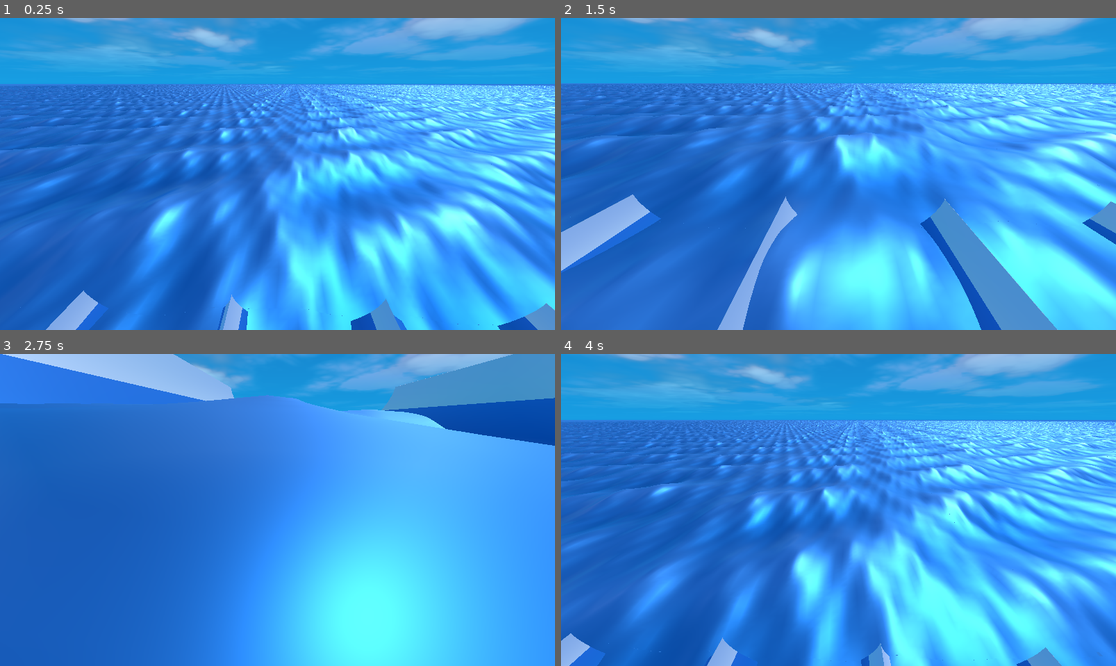
Above: before the commit, frames 1-4 (two rows, left to right).
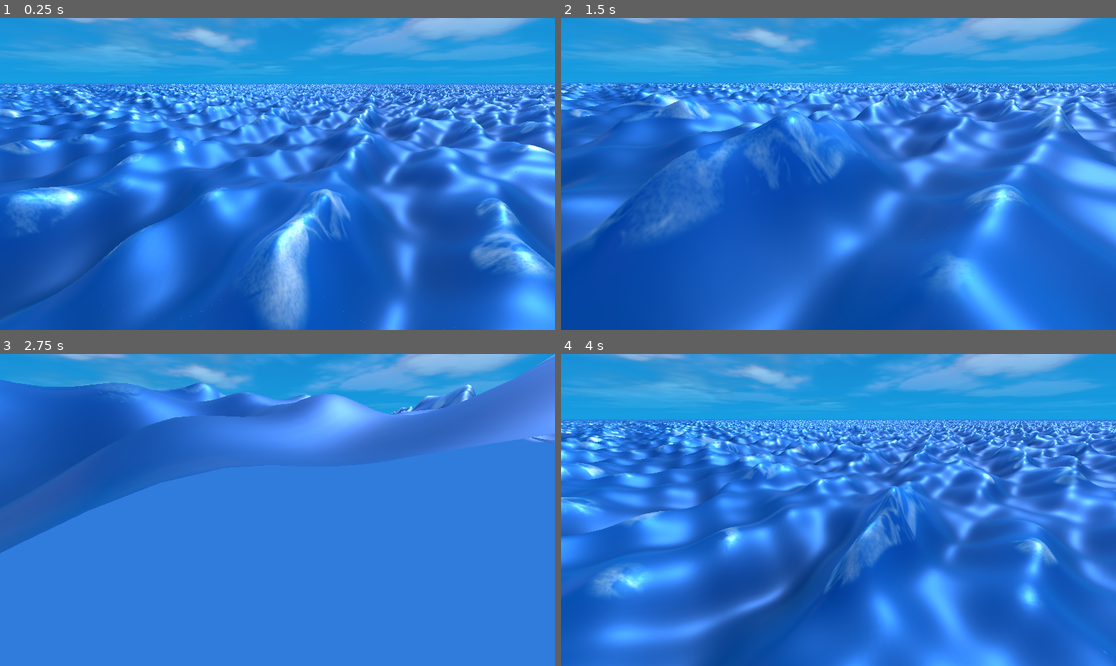
Above: after the commit, the same moments.

Repository: armedturret/Godot-Wave-Simulation
Game: Godot game, scene res://scenes/gerstner_ocean.tscn
The game is run twice, just before and just after one commit, with the same random seed, the same clock (stepped at 60 frames per second) and the same inputs.
Inputs (mouse positions are in pixels of both pictures, inside the frame that each line leads up to):
- Up to frame 1 (0.25 s): no input
- Up to frame 2 (1.5 s): tap Enter at 0.5 s; move the mouse to (960, 158) at 0.52 s; hold Right (ui_right) 0.53-1.28 s; tap Shift at 0.6, 1.35 s; click (960, 158) at 0.67 s; move the mouse to (727, 189) at 1.27 s; hold Q (move_down) from 1.28 s (still down)
- Up to frame 3 (2.75 s): move the mouse to (333, 441) at 2.02 s; release Q (move_down) at 2.03 s; hold Right (ui_right) from 2.03 s (still down); tap Shift at 2.1 s
- Up to frame 4 (4 s): move the mouse to (810, 572) at 2.77 s; release Right (ui_right) at 2.78 s; hold E (move_up) 2.78-3.53 s; tap Shift at 2.85, 3.6 s; click (810, 572) at 2.92 s; move the mouse to (1005, 556) at 3.52 s; hold Left (ui_left) from 3.53 s (still down)

The runs differ from the first frame. In frame 1, 56% of the frame differs, in the area x 0-100%, y 20-100%; in frame 2, 58%; in frame 3, 68%, in the area x 0-100%, y 0-100%; in frame 4, 59%.

Commit message:
Implemented sea foam

Diff:
--- a/materials/ocean_material.tres
+++ b/materials/ocean_material.tres
@@ -10,6 +10,8 @@
 shader_parameter/noise = ExtResource("2_rhsht")
 shader_parameter/noise_scale = 0.0
 shader_parameter/uv_to_world_ratio = 100.0
+shader_parameter/foam_start = 0.2
+shader_parameter/foam_full = 0.0
 shader_parameter/amp = Array[float]([0.16457155571708526, 0.558078866346225, 0.28269125203090206, 0.21, 0.035, 0.162, 0.232, 0.01, 0.015, 0.03, 0.04, 0.4981855264388312])
 shader_parameter/wave_dirs = Array[Vector2]([Vector2(0.9999897, 0.0045384164), Vector2(0.51496196, 0.857213), Vector2(0 …(300 unchanged characters)…
 shader_parameter/wave_lens = Array[float]([23.53614268746552, 21.79235294224416, 31.94094869262848, 15.0, 64.0, 49.0, 8.0, 3.3, 12.0, 3.0, 5.0, 26.403030380415924])
--- /dev/null
+++ b/materials/ocean_material_rough.tres
@@ -0,0 +1,24 @@
+[gd_resource type="ShaderMaterial" format=3 uid="uid://biql4pnagesp2"]
+
+[ext_resource type="Shader" uid="uid://csfe4if7i3y3p" path="res://shaders/ocean_gerstner.gdshader" id="1_na7y4"]
+[ext_resource type="Texture2D" uid="uid://d3qna6v86wka0" path="res://materials/foam_tex.png" id="2_2tble"]
+[ext_resource type="Texture2D" uid="uid://c75fkvdhwim83" path="res://materials/ocean_noise_texture.tres" id="3_2g6xc"]
+
+[resource]
+render_priority = 0
+shader = ExtResource("1_na7y4")
+shader_parameter/steepness = 1.0
+shader_parameter/noise = ExtResource("3_2g6xc")
+shader_parameter/noise_scale = 0.0
+shader_parameter/uv_to_world_ratio = 100.0
+shader_parameter/foam = ExtResource("2_2tble")
+shader_parameter/foam_start = 0.3
+shader_parameter/foam_full = 0.0
+shader_parameter/amp = Array[float]([0.505956534265539, 1.5, 0.8, 0.9, 1.8, 0.6, 0.189, 0.732, 0.468, 1.5, 0.2, 0.5403166345277984])
+shader_parameter/wave_dirs = Array[Vector2]([Vector2(-0.99774665, 0.06709453), Vector2(-0.402, 0.416), Vector2(0.7458835, 0.66607636), Vector2(0.661, 0.75), Vector2(-0.92211723, -0.38691062), Vector2(0.77674264, 0.62981814), Vector2(0.6749994, 0.73781824), Vector2(0.9989588, 0.045621403), Vector2(-0.83387864, 0.55194783), Vector2(-0.91392505, -0.40588304), Vector2(-0.5077876, -0.8614823), Vector2(0.8277782, 0.5610554)])
+shader_parameter/wave_lens = Array[float]([31.18668857046974, 49.283168973950815, 21.76871136023358, 13.940258841245909, 19.520693072789676, 22.640627787916777, 7.0, 33.75511833116773, 11.075623075636074, 35.84603714066714, 30.74457803060322, 18.066498410119298])
+shader_parameter/phases = Array[float]([2.57948927590004, 4.296579869281454, 5.591291007287704, 2.948628380434477, 2.6391094753296027, 2.010005072531214, 0.31289123172782896, 1.8127945457767867, 6.080621689507597, 5.000512905080933, 2.527038737494476, 2.733947453247491])
+shader_parameter/max_albedo = Color(0, 0.52720785, 0.98741776, 1)
+shader_parameter/min_albedo = Color(0, 0.24617967, 0.48038316, 1)
+shader_parameter/roughness = 0.5010000237975
+shader_parameter/metallic = 0.5550000263625
--- a/materials/ocean_material_rough_test.tres
+++ /dev/null
@@ -1,20 +0,0 @@
-[gd_resource type="ShaderMaterial" format=3 uid="uid://biql4pnagesp2"]
-
-[ext_resource type="Shader" uid="uid://csfe4if7i3y3p" path="res://shaders/ocean_gerstner.gdshader" id="1_be1w7"]
-[ext_resource type="Texture2D" uid="uid://c75fkvdhwim83" path="res://materials/ocean_noise_texture.tres" id="2_h0um1"]
-
-[resource]
-render_priority = 0
-shader = ExtResource("1_be1w7")
-shader_parameter/steepness = 1.0
-shader_parameter/noise = ExtResource("2_h0um1")
-shader_parameter/noise_scale = 0.0
-shader_parameter/uv_to_world_ratio = 100.0
-shader_parameter/amp = Array[float]([2.0, 0.0, 0.0, 0.0, 0.0, 0.0, 0.0, 0.0, 0.0, 0.0, 0.0, 0.0])
-shader_parameter/wave_dirs = Array[Vector2]([Vector2(1, 0), Vector2(0.2364311, -0.9716483), Vector2(-0.5412645, 0.8408524), Vector2(-0.3620322, -0.93216556), Vector2(-0.8528486, -0.52215827), Vector2(-0.7798484, 0.6259684), Vector2(-0.54174775, 0.8405411), Vector2(0.26253957, -0.96492124), Vector2(-0.11122434, 0.99379534), Vector2(-0.9518592, -0.3065357), Vector2(-0.37589753, -0.92666125), Vector2(0.99999857, -0.0016764323)])
-shader_parameter/wave_lens = Array[float]([12.0, 23.219693929001433, 1.2666883849112474, 17.610348165351297, 46.890830374051724, 35.718990397283534, 21.795770482534497, 13.448726617423809, 25.400638200532327, 32.156122974152176, 49.85399647785867, 9.389875387138705])
-shader_parameter/phases = Array[float]([0.7738933509039786, 6.180909822885501, 6.003488216855375, 2.0458023589125434, 4.446460879931826, 0.1088860810545152, 0.879269745444537, 4.5357289632726685, 4.403049169430493, 2.97307525668873, 4.129641631410134, 1.802077522284779])
-shader_parameter/max_albedo = Color(0.34706634, 0.64896065, 0.9999928, 1)
-shader_parameter/min_albedo = Color(0, 0.40516204, 0.7618961, 1)
-shader_parameter/roughness = 0.5010000237975
-shader_parameter/metallic = 0.5550000263625
--- a/scenes/gerstner_ocean.tscn
+++ b/scenes/gerstner_ocean.tscn
@@ -3,14 +3,12 @@
 [ext_resource type="Environment" uid="uid://dkj3u4715d0e1" path="res://environment.tres" id="1_58q5r"]
 [ext_resource type="Script" uid="uid://d4g016li4ktxm" path="res://scripts/camera_controller.gd" id="2_3c6y5"]
 [ext_resource type="Script" uid="uid://u656r0b5mydt" path="res://scripts/ocean_lod.gd" id="3_82v64"]
-[ext_resource type="PackedScene" uid="uid://cgjwhgxftp8uu" path="res://scenes/ocean_chunk.tscn" id="4_3c6y5"]
 [ext_resource type="Script" uid="uid://ci3p2rtj3liu8" path="res://scripts/ocean_lod_level.gd" id="4_iqywx"]
 [ext_resource type="PlaneMesh" uid="uid://bsjqetf36cm1w" path="res://ocean_meshes/ocean_mesh_128.tres" id="6_5d2jk"]
 [ext_resource type="PlaneMesh" uid="uid://504n75u3e24s" path="res://ocean_meshes/ocean_mesh_64.tres" id="7_drgyt"]
+[ext_resource type="PackedScene" uid="uid://ym36a6x4qw4w" path="res://scenes/ocean_chunk_rough.tscn" id="8_6cjee"]
 [ext_resource type="PlaneMesh" uid="uid://cg21olxpce28j" path="res://ocean_meshes/ocean_mesh_32.tres" id="8_iqywx"]
-[ext_resource type="Material" uid="uid://biql4pnagesp2" path="res://materials/ocean_material_rough_test.tres" id="9_cxc0e"]
 [ext_resource type="PlaneMesh" uid="uid://c8k7q4yej68ce" path="res://ocean_meshes/ocean_mesh_16.tres" id="9_drgyt"]
-[ext_resource type="Script" uid="uid://c4mx012ggauhw" path="res://scripts/ocean_generator.gd" id="9_iqywx"]
 
 [sub_resource type="Resource" id="Resource_cxc0e"]
 script = ExtResource("4_iqywx")
@@ -45,15 +43,9 @@
 script = ExtResource("3_82v64")
 camera = NodePath("../Camera3D")
 lods = Array[ExtResource("4_iqywx")]([SubResource("Resource_cxc0e"), SubResource("Resource_5d2jk"), SubResource("Resource_igkwb"), SubResource("Resource_3pl04")])
-template = ExtResource("4_3c6y5")
+template = ExtResource("8_6cjee")
 max_chunk_dist = 32
 recalc_distance = 50.0
-
-[node name="OceanChunk" parent="OceanRoot" unique_id=1085945652 instance=ExtResource("4_3c6y5")]
-surface_material_override/0 = ExtResource("9_cxc0e")
-script = ExtResource("9_iqywx")
-min_amplitude = 0.0
-max_amplitude = 0.0
 
 [node name="Camera3D" type="Camera3D" parent="." unique_id=2024993671]
 transform = Transform3D(0.99964863, -0.010913228, 0.024157835, -3.4779973e-08, 0.91132426, 0.41168937, -0.02650848, -0.4115447, 0.911004, 4.3429337, 17.249245, 60.556053)
--- /dev/null
+++ b/scenes/ocean_chunk_rough.tscn
@@ -0,0 +1,11 @@
+[gd_scene format=3 uid="uid://ym36a6x4qw4w"]
+
+[ext_resource type="PlaneMesh" uid="uid://cxyic7ot1h8ob" path="res://ocean_meshes/ocean_mesh_256.tres" id="1_khovo"]
+[ext_resource type="Material" uid="uid://biql4pnagesp2" path="res://materials/ocean_material_rough.tres" id="2_khovo"]
+
+[node name="OceanChunk" type="MeshInstance3D" unique_id=1085945652]
+transform = Transform3D(0.99998915, -0.0037763077, -0.0027200247, 0.0037769545, 0.99999285, 0.00023294859, 0.0027191264, -0.00024321013, 0.9999963, 0, 0, 0)
+custom_aabb = AABB(-50, 0, -50, 100, 1, 100)
+mesh = ExtResource("1_khovo")
+skeleton = NodePath("../..")
+surface_material_override/0 = ExtResource("2_khovo")
--- a/shaders/ocean_gerstner.gdshader
+++ b/shaders/ocean_gerstner.gdshader
@@ -9,6 +9,9 @@
 uniform sampler2D noise : hint_default_black;
 uniform float noise_scale : hint_range(0.0, 10.0, 0.01) = 0.0f;
 uniform float uv_to_world_ratio = 100.0f;
+uniform sampler2D foam : hint_default_white;
+uniform float foam_start = 0.2f;
+uniform float foam_full = 0.0f;
 
 group_uniforms WaveArrays;
 uniform float amp[WAVE_COUNT];
@@ -23,15 +26,17 @@
 uniform float metallic : hint_range(0, 1) = 0.0f;
 
 varying float height_percent;
-varying float foam_percent;
+varying float norm_vert_unsteep;
+varying vec2 uv_calculated;
 
 void vertex() {
 	// This notation is confusing, but used in the tessendorf paper
 	// TLDR; x is a horizontal vector, y is the height offset
 	vec2 x = VERTEX.xz;
 	float y = 0.0f;
+	uv_calculated = VERTEX.xz / uv_to_world_ratio;
     // noise works by giving each vertex a "time" offset
-    float t_off = texture(noise, VERTEX.xz / uv_to_world_ratio).r;
+    float t_off = texture(noise, uv_calculated).r;
     float t = TIME + noise_scale * t_off;
 
 	// Calculate Qi
@@ -65,7 +70,7 @@
 
 	// Need to calculate norm AFTER finding location
 	vec3 norm_sum = vec3(0.0f, 1.0f, 0.0f);
-	float norm_vert_unsteep = 1.0f;
+	norm_vert_unsteep = 1.0f;
 	for (int i = 0; i < WAVE_COUNT; i ++)
 	{
 		vec2 wave_dir_norm = normalize(wave_dirs[i]);
@@ -84,18 +89,22 @@
 
 	height_percent = (y - min_amp) / (max_amp - min_amp);
 
-	// foam calculations
-    if (norm_vert_unsteep < 0.0f)
-		foam_percent = 1.0f;
-	else
-		foam_percent = 0.0f;
+
+
 }
 
 void fragment() {
 	ALBEDO = height_percent * max_albedo + (1.0f - height_percent) * min_albedo;
 
+	// foam calculations
+	float foam_percent = 0.0f;
+	if (norm_vert_unsteep < foam_full)
+		foam_percent = 1.0f;
+	else if (norm_vert_unsteep < foam_start)
+		foam_percent = 1.0f - smoothstep(foam_full, foam_start, norm_vert_unsteep);
+
 	if (foam_percent > 0.0f)
-		ALBEDO = vec3(1.0f, 1.0f, 1.0f);
+		ALBEDO = mix(ALBEDO, vec3(1.0f), texture(foam, uv_calculated).r * foam_percent);
 
 	ROUGHNESS = roughness;
 	METALLIC = metallic;
Binary file added: materials/foam_tex.png
Not shown, added: materials/foam_tex.png.import
Renamed: scenes/ocean_chunk.tscn -> scenes/ocean_chunk_calm.tscn
